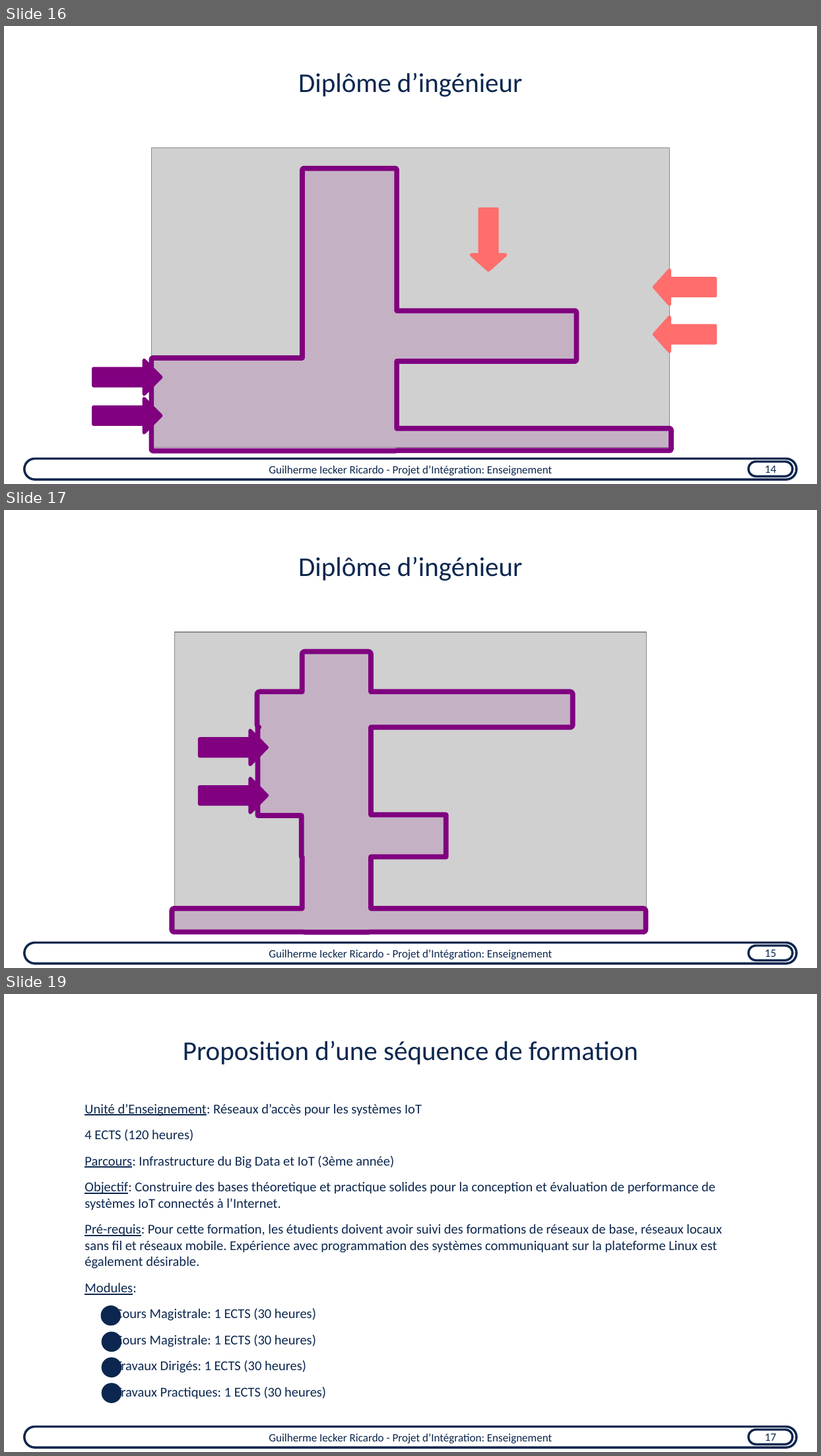
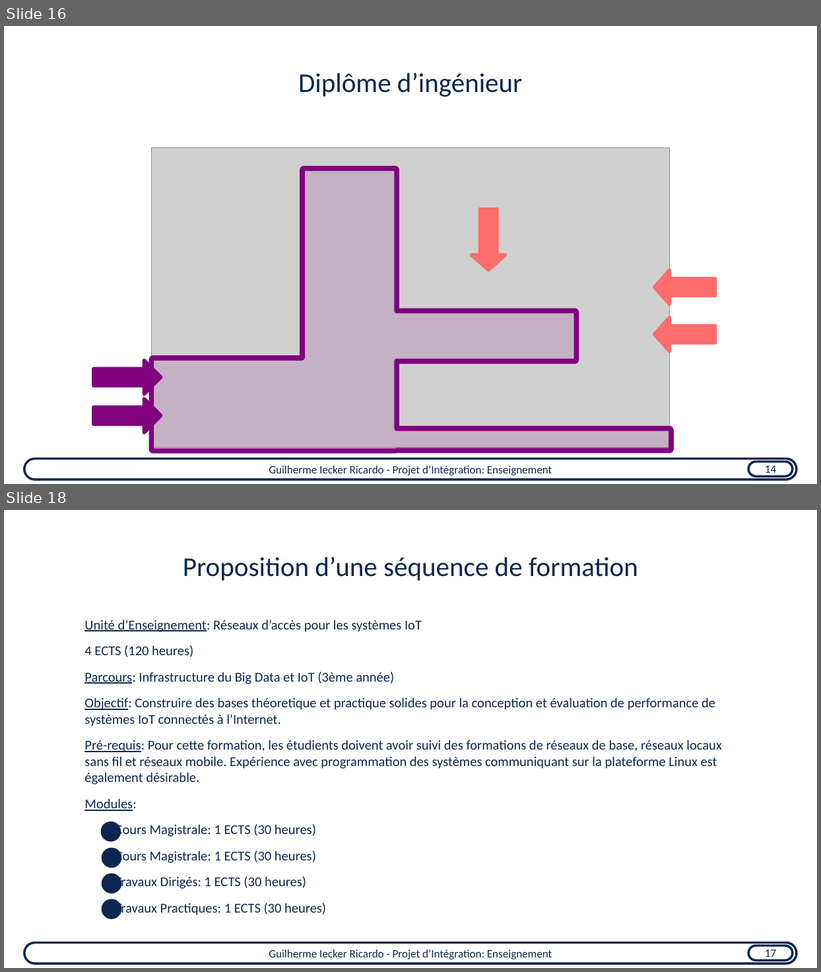
Before and after one commit to guilhermeir/mcf, a slide deck: toulouse_audition.odp. Shown one above the other, each under a label of ours: slides 16, 17 and 19 before the commit, slides 16 and 18 after it; the slides between them are not shown. The pictures are 821x1456 and 821x972 pixels, drawn with LibreOffice and Linux fonts; fonts in the diff are those of the drawing; grey boxes stand for pictures. Boxes give left, top, right and bottom in pixels: in the first picture for what was removed or moved away, otherwise in the second. Text is boxed around its words. In the diff, an @@ line names an element or a change of style, - is before the commit and + after.

```diff
--- a/toulouse_audition.odp
+++ b/toulouse_audition.odp
@@ slide 17 removed at (x1=4, y1=510, x2=817, y2=968), background #FFFFFF @@
@@ title removed at (x1=298, y1=557, x2=523, y2=581) @@
-Diplôme d’ingénieur
@@ picture removed at (x1=175, y1=632, x2=648, y2=931) @@
@@ freeform shape removed at (x1=172, y1=651, x2=646, y2=932) @@
@@ left arrow removed at (x1=200, y1=730, x2=267, y2=765) @@
@@ left arrow removed at (x1=200, y1=779, x2=267, y2=812) @@
@@ rounded rectangle removed at (x1=24, y1=942, x2=797, y2=963) @@
-Guilherme Iecker Ricardo - Projet d’Intégration: Enseignement
@@ rounded rectangle removed at (x1=749, y1=945, x2=793, y2=959) @@
-15
@@ what was slide 19 is now slide 18 @@
```
Also in this commit, not shown: 5 slides changed, 1 slide added, 1 other slide removed, 1 other file.
